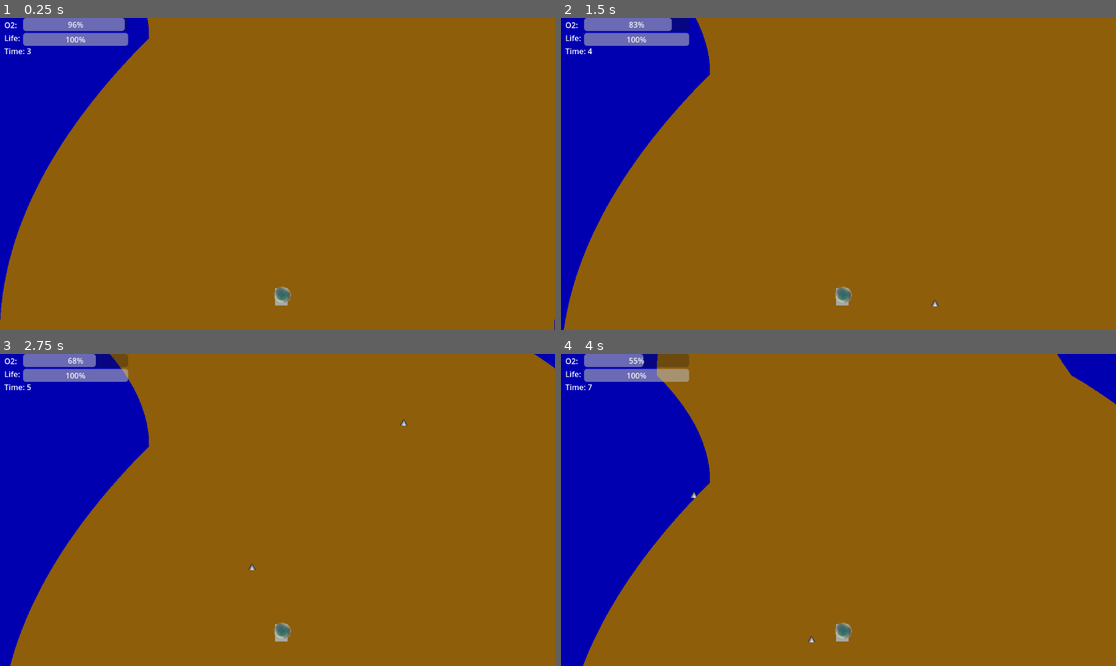
Above: before the commit, frames 1-4 (two rows, left to right).
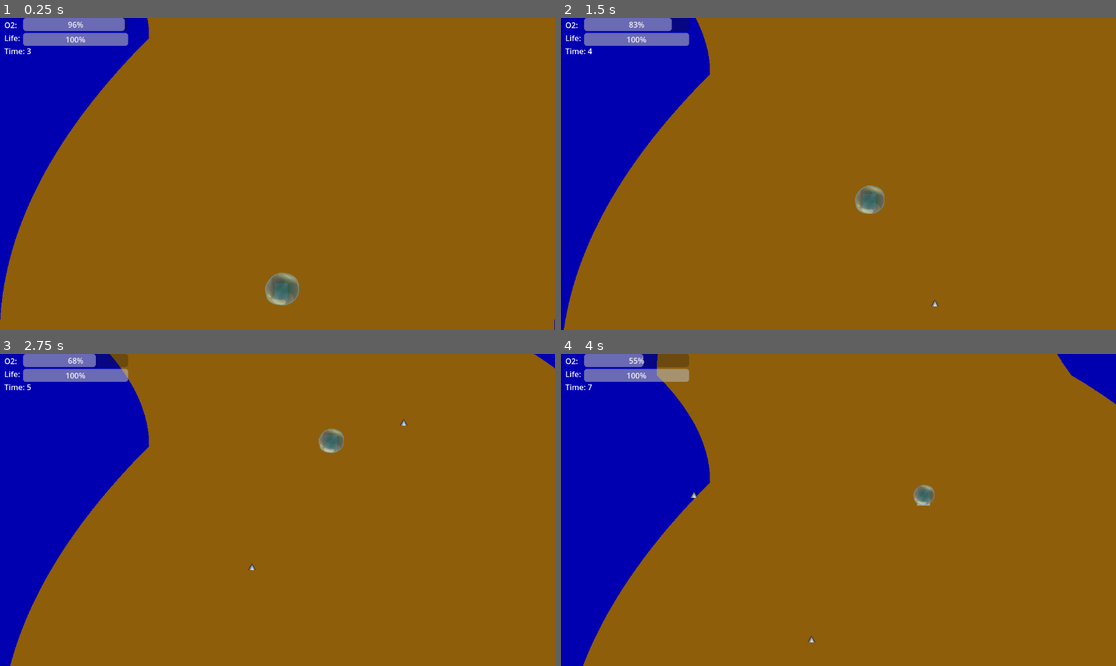
Above: after the commit, the same moments.

Repository: KnGod667/GGJ2025
Game: Godot game, scene res://scenes/main scene.tscn
Two runs of this game, one before a commit and one after it. Both use one fixed random seed, a clock stepped at 60 frames per second and the inputs below.
Inputs (mouse positions are in pixels of both pictures, inside the frame that each line leads up to):
- Up to frame 1 (0.25 s): no input
- Up to frame 2 (1.5 s): move the mouse to (960, 158) at 0.52 s; move the mouse to (727, 189) at 1.27 s
- Up to frame 3 (2.75 s): move the mouse to (333, 441) at 2.02 s
- Up to frame 4 (4 s): move the mouse to (810, 572) at 2.77 s; move the mouse to (1005, 556) at 3.52 s

The runs differ from the first frame. In frame 1, 0.5% of the frame differs, in the area x 47-54%, y 81-93%; in frame 2, 0.6%, in the area x 49-59%, y 53-93%; in frame 3, 0.4%; in frame 4, 0.4%.
Error before the commit: Parse Error: Identifier "Ui" not declared in the current scope. (res://scripts/personaje.gd:27)

Commit message:
fixed errors

Diff:
--- a/scripts/burbuja_player.gd
+++ b/scripts/burbuja_player.gd
@@ -39,7 +39,7 @@
 
 func hit_(): # Explotar la burbuja???
 	alive = false
-	Ui.o2 = 0
+	GlobalVariables.o2 = 0
 	hide()
 	emit_signal("bubble_alive_state_changed",alive)
 
--- a/scripts/personaje.gd
+++ b/scripts/personaje.gd
@@ -24,12 +24,11 @@
 	#queue_free() # Fin del Juego
 
 func hit_():
-	Ui.vida -= 10
-	if Ui.vida <= 0:
+	GlobalVariables.vida -= 10
+	if GlobalVariables.vida <= 0:
 		dead()
 
 func aumentar_burbuja(tamanho:float):
-
 	$Burbuja_player.aumentar_o2(tamanho)
 
 
Not shown, added: scenes/per3D3E.tmp
Not shown, added: scenes/perBE86.tmp
